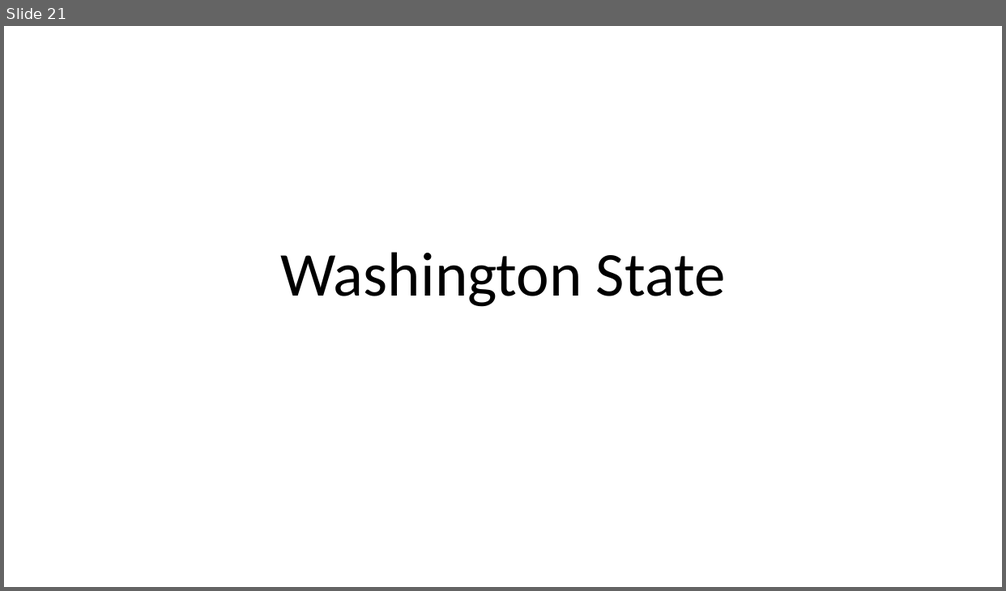
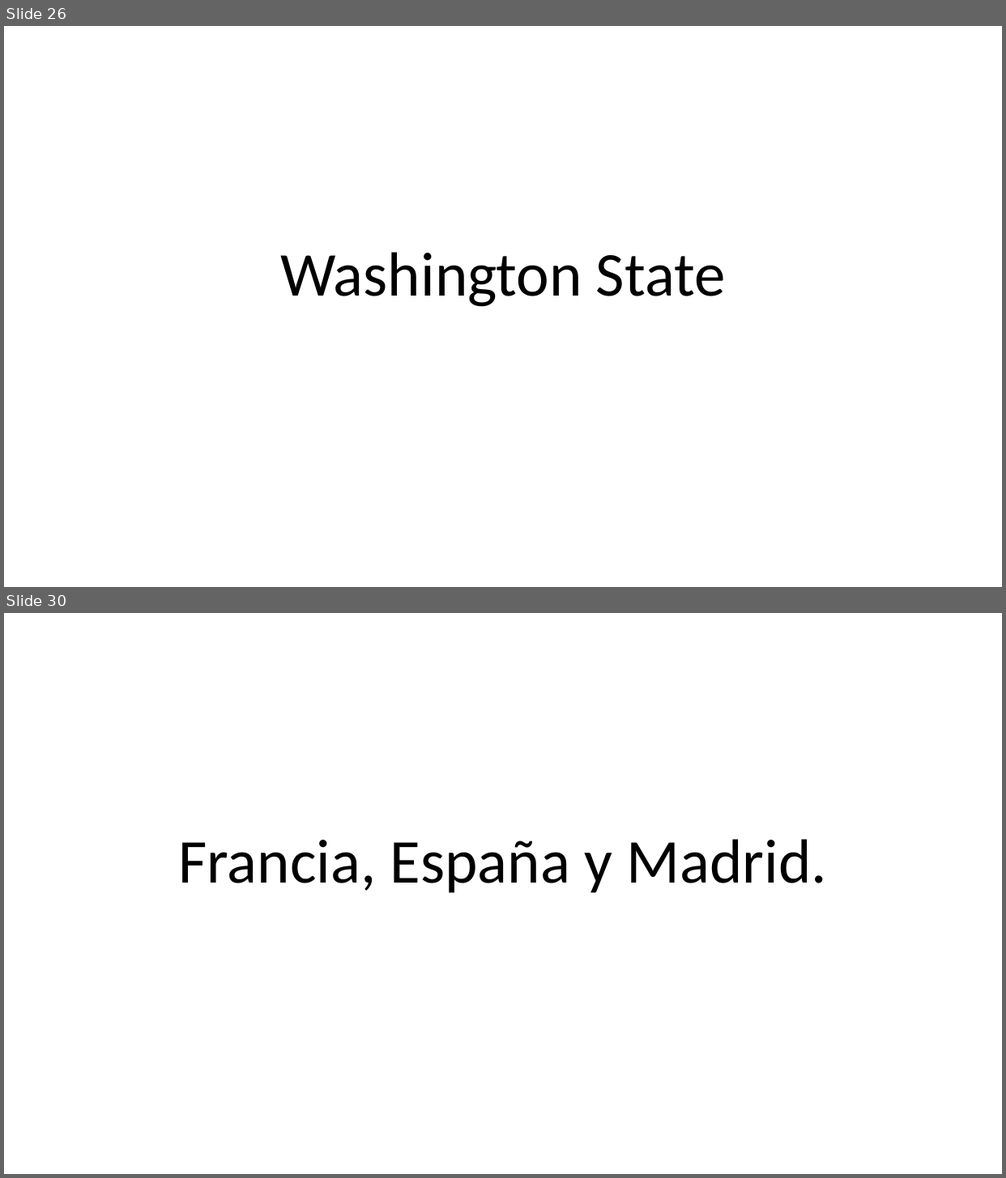
Before and after one commit to Adrifelcha/afchavez-019, a slide deck: JeanPiaget/2019-2020/Cuarentena/Quinto - Clases Remotas/3-RevisionArticulo-HowManyCases.pptx. Shown one above the other, each under a label of ours: slide 21 before the commit, slides 26 and 30 after it; the slides between them are not shown. The pictures are 1006x591 and 1006x1178 pixels, drawn with LibreOffice and Linux fonts; fonts in the diff are those of the drawing. Boxes give left, top, right and bottom in pixels: in the first picture for what was removed or moved away, otherwise in the second. Text is boxed around its words. In the diff, an @@ line names an element or a change of style, - is before the commit and + after.

```diff
--- a/JeanPiaget/2019-2020/Cuarentena/Quinto - Clases Remotas/3-RevisionArticulo-HowManyCases.pptx
+++ b/JeanPiaget/2019-2020/Cuarentena/Quinto - Clases Remotas/3-RevisionArticulo-HowManyCases.pptx
@@ slide 30 added at [4, 613, 1002, 1174], background #FFFFFF @@
@@ title added at [178, 839, 827, 893], 60 pt, text #000000 @@
+Francia, España y Madrid.
@@ what was slide 21 is now slide 26 @@
```
Also in this commit, not shown: 1 slide changed, 8 other slides added, 1 slide removed, 2 other files.
